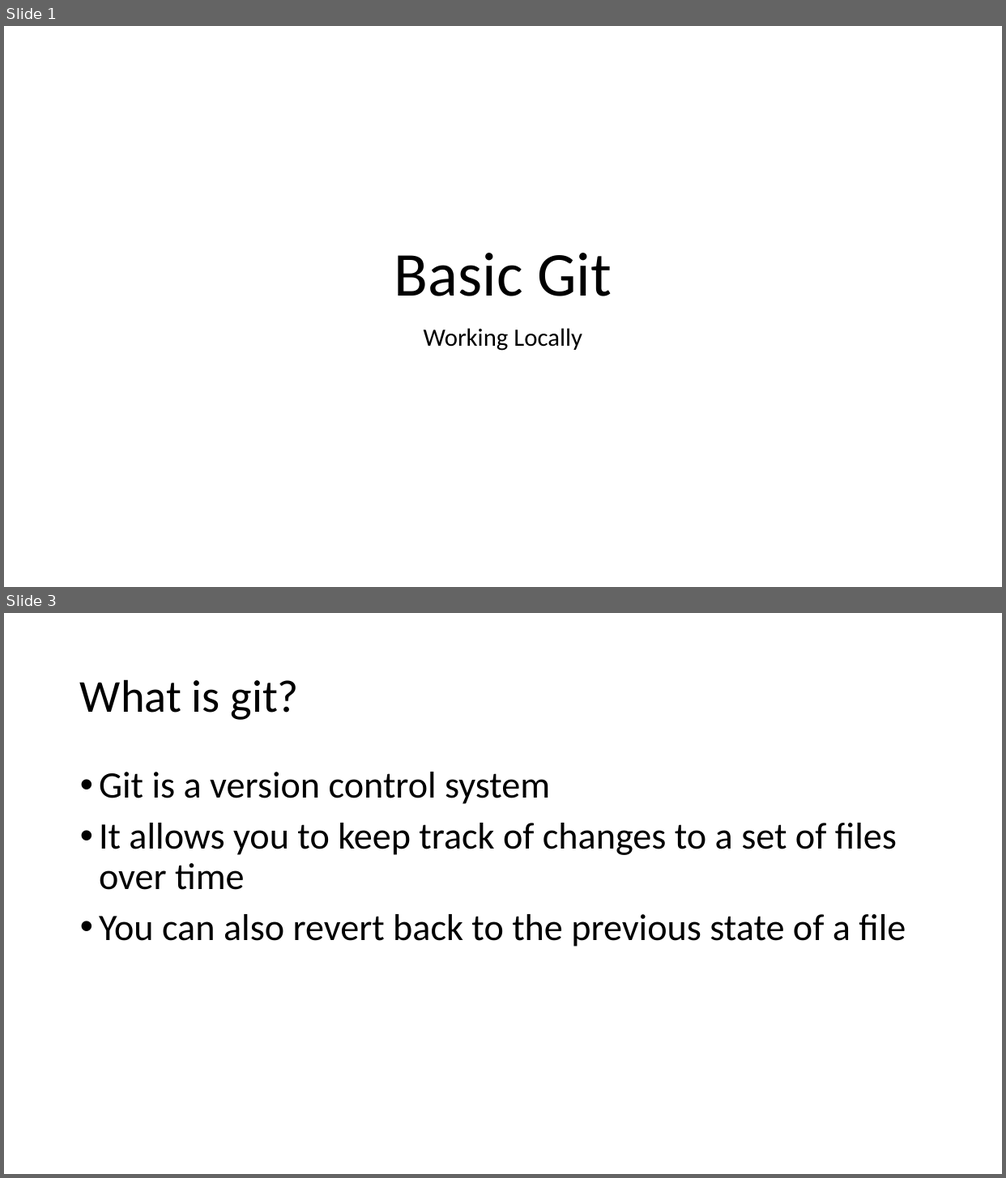
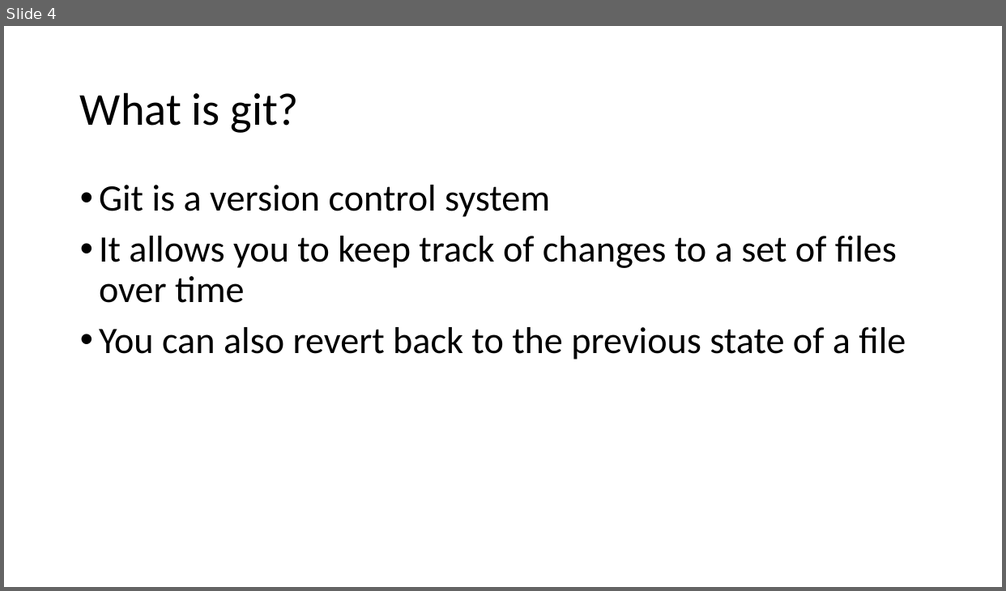
Before and after one commit to foss2serve/github-workflow-activity, a slide deck: tutorial1/Git-Tutorial1-CCSCNE-2016.pptx. Shown one above the other, each under a label of ours: slides 1 and 3 before the commit, slide 4 after it; the slides between them are not shown. The pictures are 1006x1178 and 1006x591 pixels, drawn with LibreOffice and Linux fonts; fonts in the diff are those of the drawing; background and template pictures are left out. Boxes give left, top, right and bottom in pixels: in the first picture for what was removed or moved away, otherwise in the second. Text is boxed around its words. In the diff, an @@ line names an element or a change of style, - is before the commit and + after.

```diff
--- a/tutorial1/Git-Tutorial1-CCSCNE-2016.pptx
+++ b/tutorial1/Git-Tutorial1-CCSCNE-2016.pptx
@@ slide 1 removed at [4,26,1002,587], background #FFFFFF @@
@@ title removed at [394,253,612,297] @@
-Basic Git
@@ subtitle removed at [424,328,582,351] @@
-Working Locally
@@ what was slide 3 is now slide 4 @@
```
Also in this commit, not shown: 1 slide changed, 2 slides added, 2 other slides removed, 1 other file.
